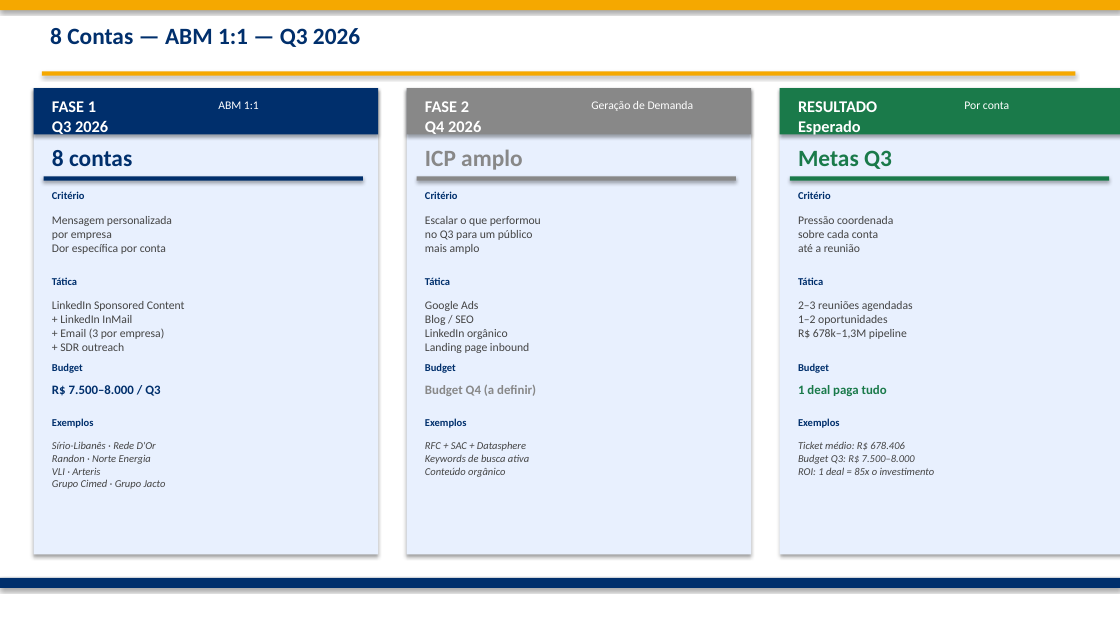
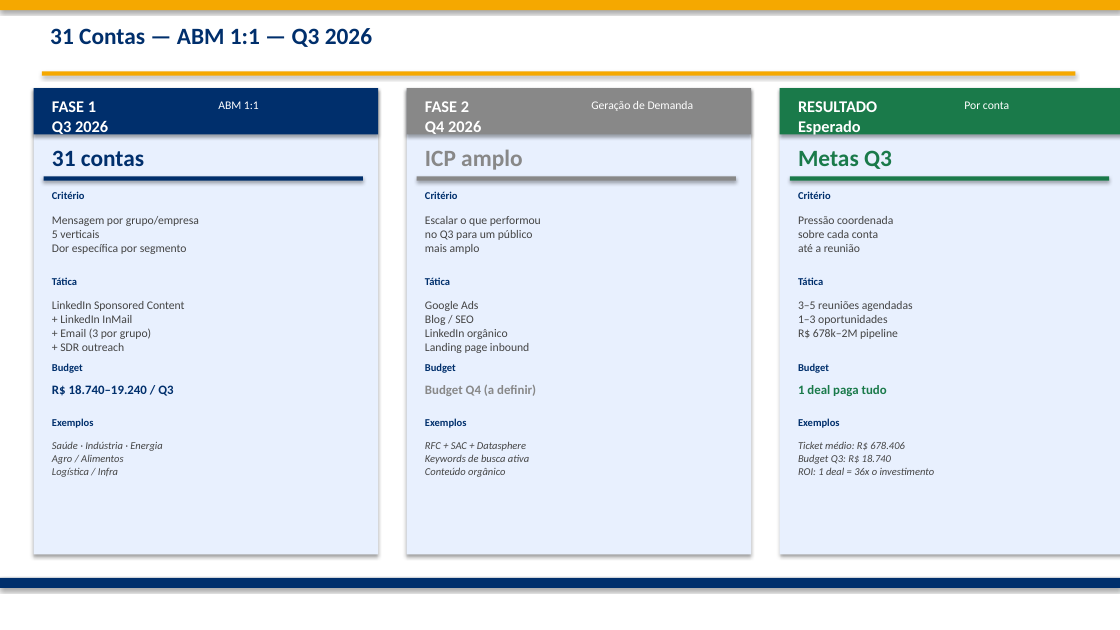
Before and after one commit to frsant96-gif/marketing-agents, a slide deck: slide 3 of marketing/campanhas/fabrica-de-analytics-q3-2026/Fabrica_Analytics_ABM_Q3_2026.pptx. Drawn at 1120x630 pixels with LibreOffice and Linux fonts; fonts in the diff are those of the drawing. Boxes give left, top, right and bottom in pixels: in the first picture for what was removed or moved away, otherwise in the second. Text is boxed around its words. In the diff, an @@ line names an element or a change of style, - is before the commit and + after.

```diff
--- a/marketing/campanhas/fabrica-de-analytics-q3-2026/Fabrica_Analytics_ABM_Q3_2026.pptx
+++ b/marketing/campanhas/fabrica-de-analytics-q3-2026/Fabrica_Analytics_ABM_Q3_2026.pptx
@@ text at [50, 28, 372, 47]: text changed @@
-8 Contas — ABM 1:1 — Q3 2026
+31 Contas — ABM 1:1 — Q3 2026
@@ text at [52, 150, 144, 166]: text changed @@
-8 contas
+31 contas
@@ text at [52, 216, 199, 254]: text changed @@
-Mensagem personalizada
-por empresa
-Dor específica por conta
+Mensagem por grupo/empresa
+5 verticais
+Dor específica por segmento
@@ text at [52, 301, 185, 351]: text changed @@
-LinkedIn Sponsored Content
-+ LinkedIn InMail
-+ Email (3 por empresa)
-+ SDR outreach
+LinkedIn Sponsored Content
++ LinkedIn InMail
++ Email (3 por grupo)
++ SDR outreach
@@ text at [798, 301, 913, 339]: text changed @@
-2–3 reuniões agendadas
-1–2 oportunidades
-R$ 678k–1,3M pipeline
+3–5 reuniões agendadas
+1–3 oportunidades
+R$ 678k–2M pipeline
@@ text at [52, 385, 173, 396]: text changed @@
-R$ 7.500–8.000 / Q3
+R$ 18.740–19.240 / Q3
@@ text at [52, 442, 162, 477]: text changed @@
-Sírio-Libanês · Rede D'Or
-Randon · Norte Energia
-VLI · Arteris
-Grupo Cimed · Grupo Jacto
+Saúde · Indústria · Energia
+Agro / Alimentos
+Logística / Infra
@@ text at [798, 441, 935, 475]: text changed @@
-Ticket médio: R$ 678.406
-Budget Q3: R$ 7.500–8.000
-ROI: 1 deal = 85x o investimento
+Ticket médio: R$ 678.406
+Budget Q3: R$ 18.740
+ROI: 1 deal = 36x o investimento
```
Also in this commit, not shown: 4 other slides changed, 3 other files.
